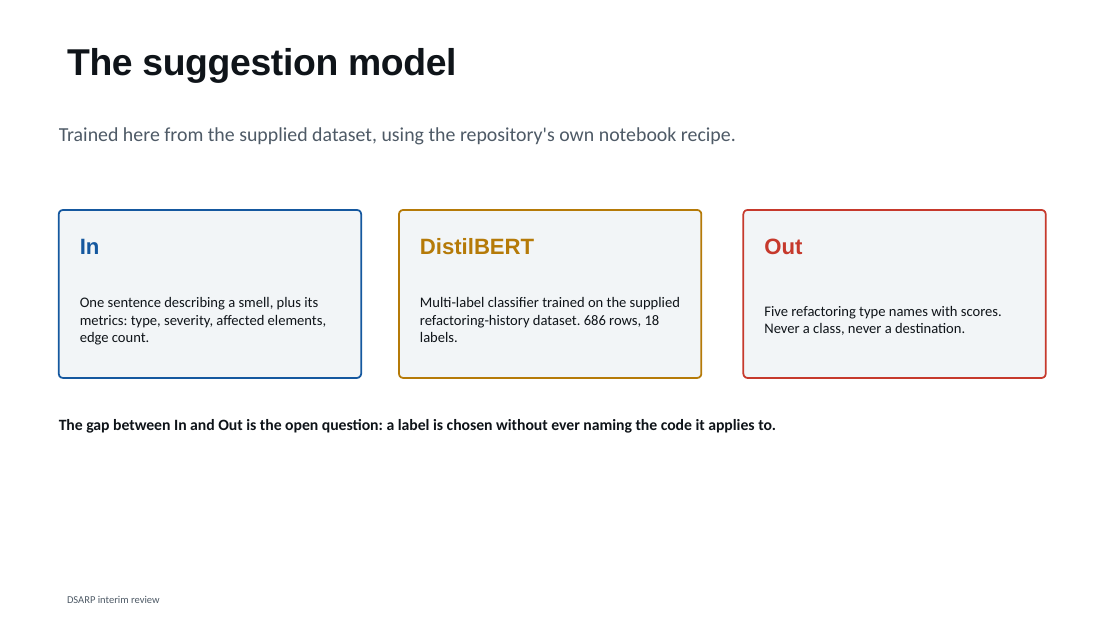
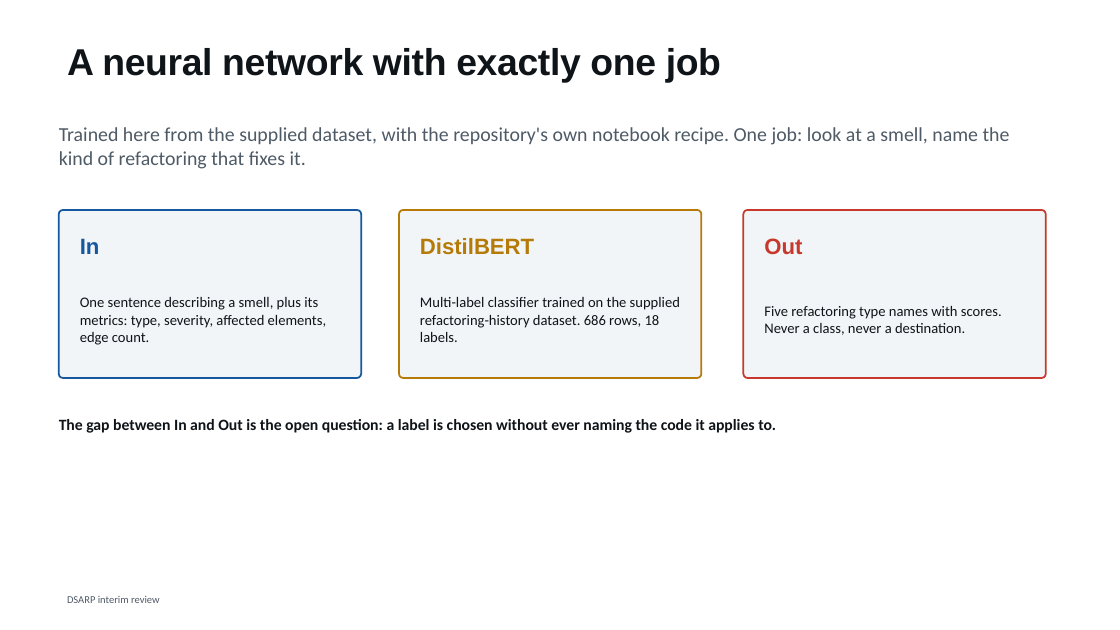
Before and after one commit to shimoriki/DSARPProject, a slide deck: slide 17 of docs/DSARP_interim_review.pptx (slide 16 before the commit). Drawn at 1120x630 pixels with LibreOffice and Linux fonts; fonts in the diff are those of the drawing. Boxes give left, top, right and bottom in pixels: in the first picture for what was removed or moved away, otherwise in the second. Text is boxed around its words. In the diff, an @@ line names an element or a change of style, - is before the commit and + after.

```diff
--- a/docs/DSARP_interim_review.pptx
+++ b/docs/DSARP_interim_review.pptx
@@ title at [67,48,721,82]: text changed @@
-The suggestion model
+A neural network with exactly one job
@@ text at [59,127,1010,169]: text changed @@
-Trained here from the supplied dataset, using the repository's own notebook recipe.
+Trained here from the supplied dataset, with the repository's own notebook recipe. One job: look at a smell, name the kind of refactoring that fixes it.
```
Also in this commit, not shown: 35 other slides changed, 2 slides added, 3 other files.
